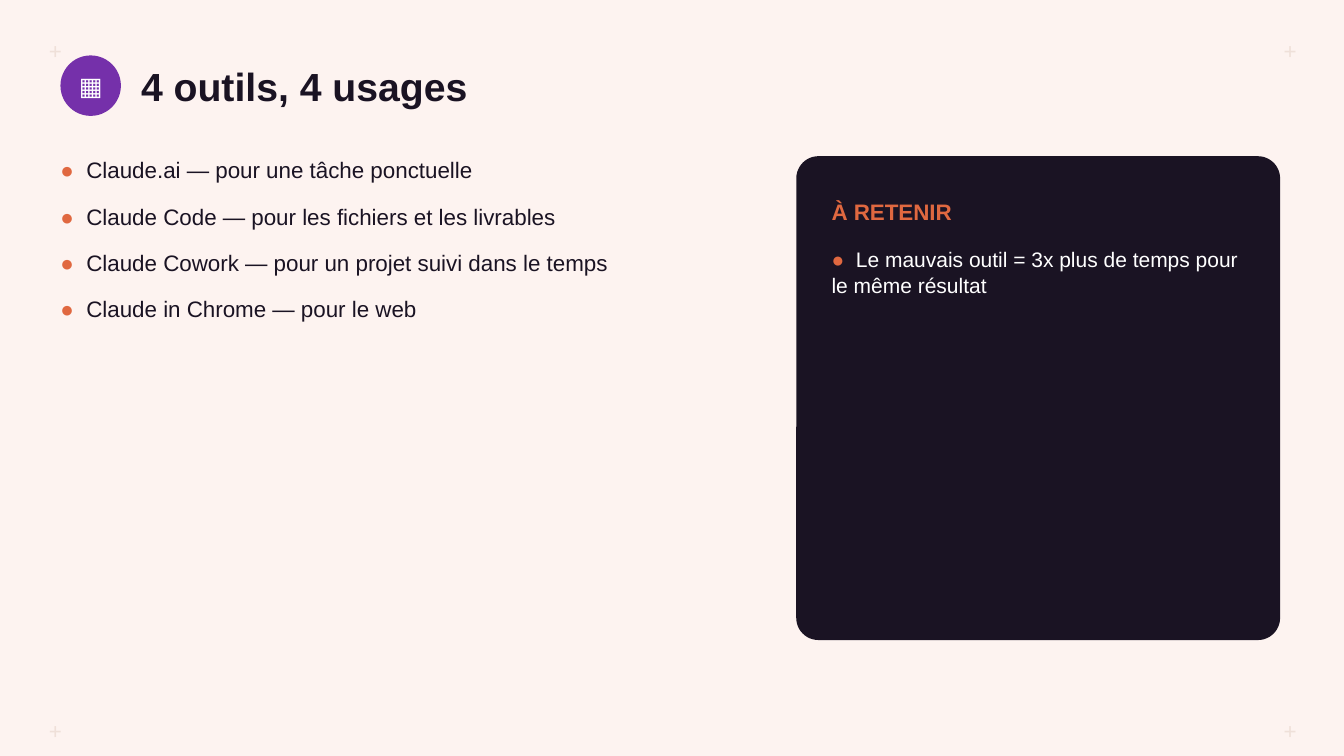
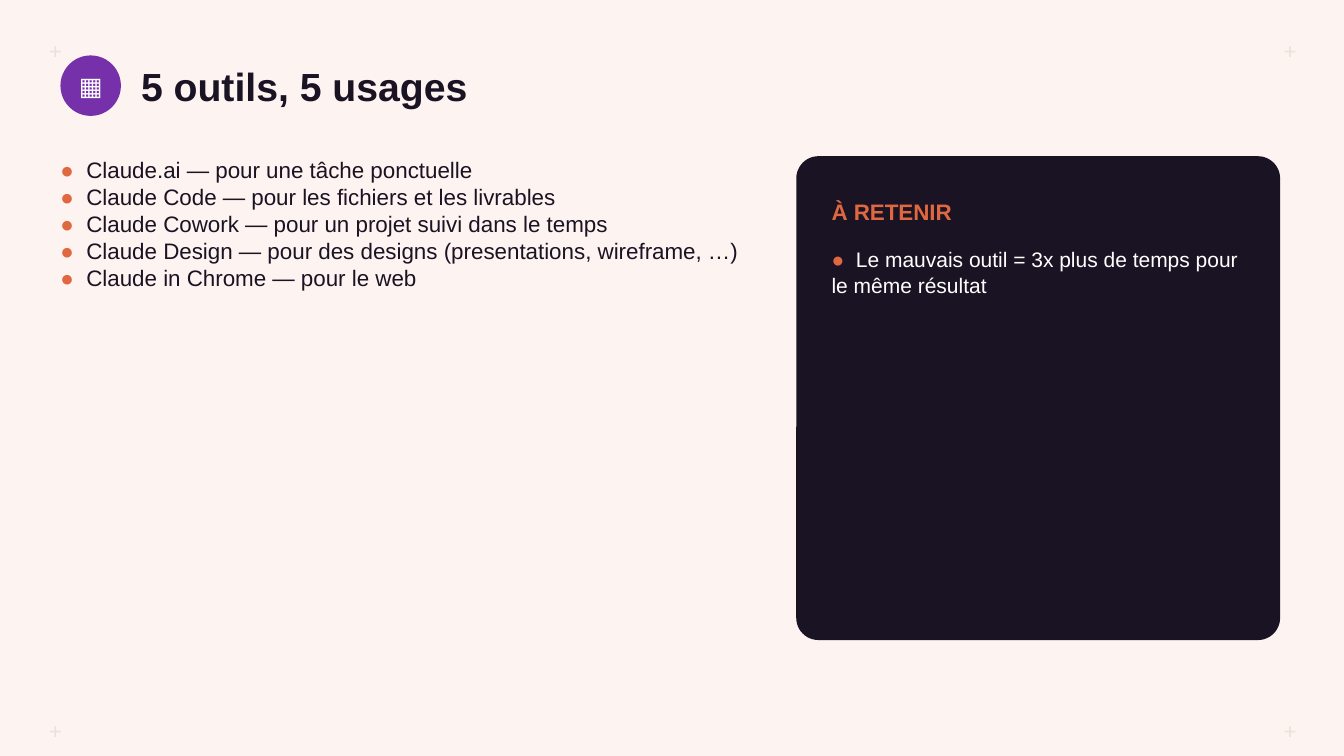
Before and after one commit to Oscar-Aksanti/MasterclassClaude, a slide deck: slide 3 of public/downloads/module-1/03-support-slides.pptx. Drawn at 1344x756 pixels with LibreOffice and Linux fonts; fonts in the diff are those of the drawing. Boxes give left, top, right and bottom in pixels: in the first picture for what was removed or moved away, otherwise in the second. Text is boxed around its words. In the diff, an @@ line names an element or a change of style, - is before the commit and + after.

```diff
--- a/public/downloads/module-1/03-support-slides.pptx
+++ b/public/downloads/module-1/03-support-slides.pptx
@@ text at (x1=141, y1=72, x2=467, y2=109): text changed @@
-4 outils, 4 usages
+5 outils, 5 usages
@@ text at (x1=86, y1=242, x2=702, y2=264): paragraph added @@
+● Claude Design — pour des designs (presentations, wireframe, …)
```
Also in this commit, not shown: 1 other slide changed, 26 other files.
